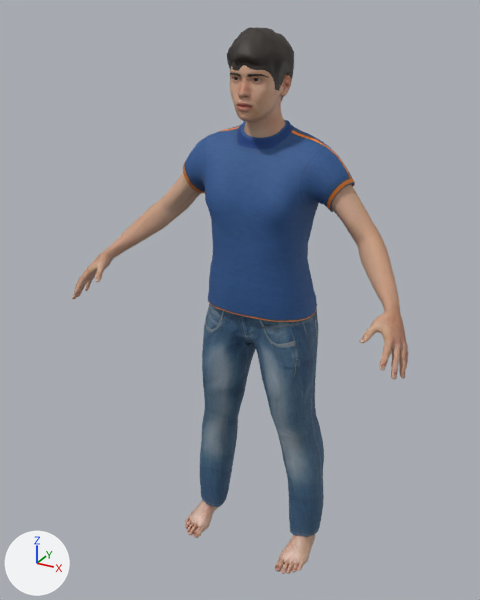
Two versions of the glTF model public/models/homunculus.glb, one commit apart.
Both versions are drawn from a 50 mm camera at (0.857, -1.721, 1.72) aimed at (-0.035, -0.099, 0.909). The lights are fixed; the arrows at lower left show +X, +Y and +Z. The picture after the commit comes second.

Objects in the first picture: 'Human', 'Human.eyebrow001', 'Human.male_casualsuit04', 'Human.short02'.
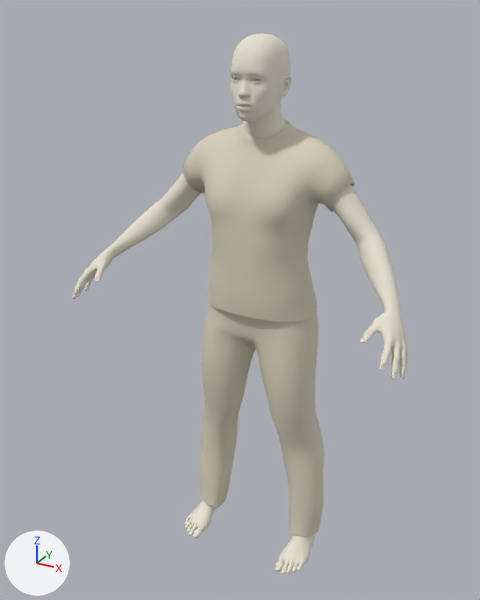
Diff of the bpy script that builds the scene:
```diff
--- a/public/models/homunculus.glb.py
+++ b/public/models/homunculus.glb.py
@@ mat_skin_hand @@
 mat_skin_hand = principled_material('skin_hand')
-mat_skin_hand.texture = img_skin
-mat_skin_hand.roughness = 0.7
+mat_skin_hand.base_color = (0.815, 0.761, 0.651)  # pale yellow #e9e2d3
+mat_skin_hand.roughness = 0.9
@@ mat_skin_face @@
 mat_skin_face = principled_material('skin_face')
-mat_skin_face.texture = img_skin
-mat_skin_face.roughness = 0.7
+mat_skin_face.base_color = (0.815, 0.761, 0.651)  # pale yellow #e9e2d3
+mat_skin_face.roughness = 0.9
@@ mat_skin_foot @@
 mat_skin_foot = principled_material('skin_foot')
-mat_skin_foot.texture = img_skin
-mat_skin_foot.roughness = 0.7
+mat_skin_foot.base_color = (0.815, 0.761, 0.651)  # pale yellow #e9e2d3
+mat_skin_foot.roughness = 0.9
@@ mat_skin_trunk @@
 mat_skin_trunk = principled_material('skin_trunk')
-mat_skin_trunk.texture = img_skin
-mat_skin_trunk.roughness = 0.7
+mat_skin_trunk.base_color = (0.815, 0.761, 0.651)  # pale yellow #e9e2d3
+mat_skin_trunk.roughness = 0.9
@@ mat_skin_limb @@
 mat_skin_limb = principled_material('skin_limb')
-mat_skin_limb.texture = img_skin
-mat_skin_limb.roughness = 0.7
+mat_skin_limb.base_color = (0.815, 0.761, 0.651)  # pale yellow #e9e2d3
+mat_skin_limb.roughness = 0.9
@@ mat_cloth_foot @@
 mat_cloth_foot = principled_material('cloth_foot')
-mat_cloth_foot.texture = img_cloth
-mat_cloth_foot.roughness = 0.7
+mat_cloth_foot.base_color = (0.694, 0.637, 0.509)  # pale yellow #d9d1bd
+mat_cloth_foot.roughness = 0.9
@@ mat_cloth_trunk @@
 mat_cloth_trunk = principled_material('cloth_trunk')
-mat_cloth_trunk.texture = img_cloth
-mat_cloth_trunk.roughness = 0.7
+mat_cloth_trunk.base_color = (0.694, 0.637, 0.509)  # pale yellow #d9d1bd
+mat_cloth_trunk.roughness = 0.9
@@ mat_cloth_limb @@
 mat_cloth_limb = principled_material('cloth_limb')
-mat_cloth_limb.texture = img_cloth
-mat_cloth_limb.roughness = 0.7
+mat_cloth_limb.base_color = (0.694, 0.637, 0.509)  # pale yellow #d9d1bd
+mat_cloth_limb.roughness = 0.9
@@ ob_human_eyebrow001 @@
-ob_human_eyebrow001 = bpy.data.objects.new('Human.eyebrow001', me_eyebrow001)
-ob_human_eyebrow001.location = (0.0, 0.0, 0.0)
@@ ob_human_short02 @@
-ob_human_short02 = bpy.data.objects.new('Human.short02', me_short02)
-ob_human_short02.location = (0.0, 0.0, 0.0)
```

Location of each change, [x1, y1, x2, y2] in pixels of the pictures (480 x 600 px):
'Human.male_casualsuit04', surface changed (blue to pale yellow): [183, 120, 355, 537] in both
'Human', surface changed: [72, 65, 408, 574] in both
'Human.short02', deleted: before [227, 27, 294, 101]
'Human.eyebrow001', deleted: before [230, 73, 269, 78]
